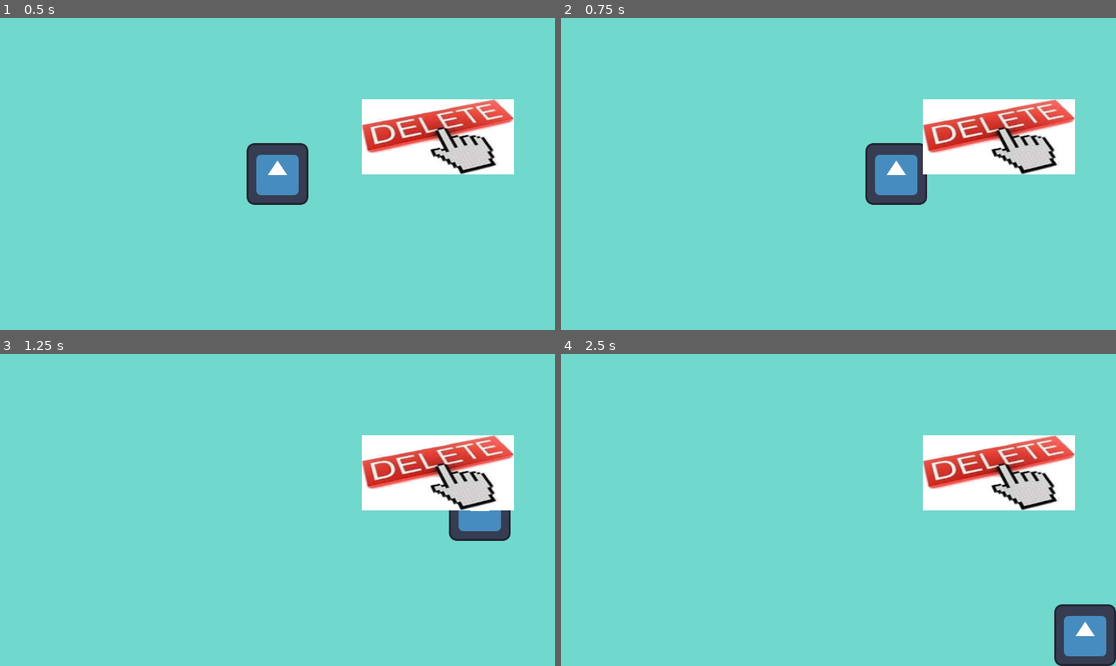
Above: before the commit, frames 1-4 (two rows, left to right).
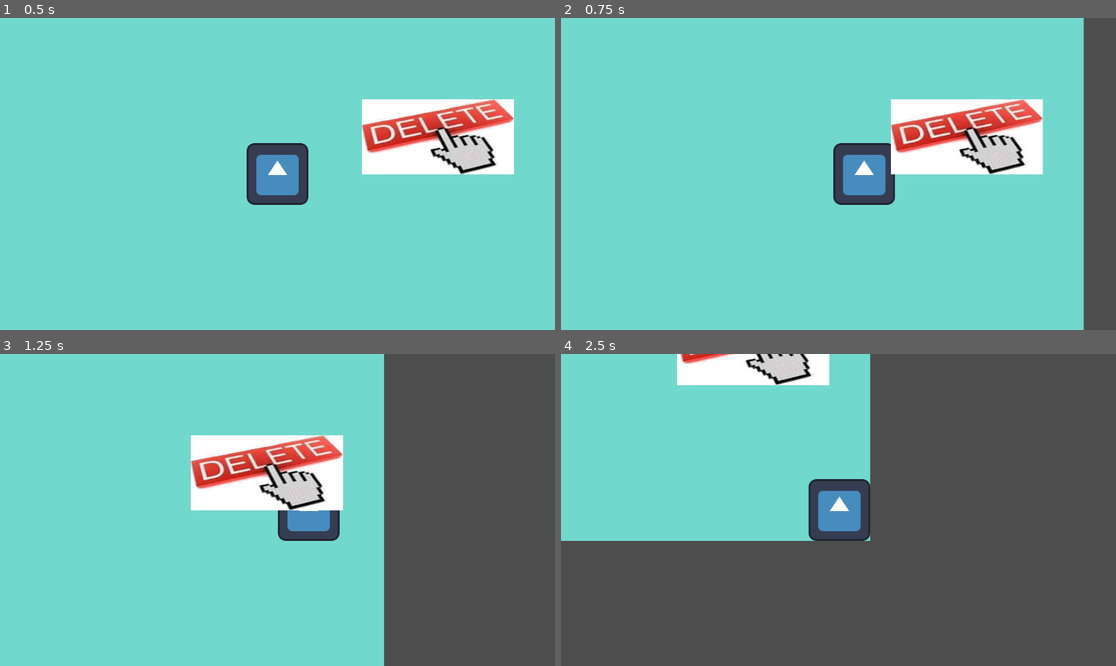
Above: after the commit, the same moments.

Repository: MyCodeNotWorking/Fall-up
Game: Godot game, scene res://main.tscn
Same seed, same stepped clock (60 frames per second), same inputs: the game is played once before the commit and once after it. The engine's default icon, where the game draws it, is replaced by a stand-in: a white triangle on a blue panel in a dark square.
Inputs:
- Up to frame 1 (0.5 s): no input
- Up to frame 2 (0.75 s): tap Enter at 0.5 s; hold Right (ui_right) from 0.53 s (still down)
- Up to frame 3 (1.25 s): keep holding Right (ui_right)
- Up to frame 4 (2.5 s): release Right (ui_right) at 1.28 s; hold Down (ui_down) 1.28-2.03 s; hold Right (ui_right) from 2.03 s (still down)

Frame 1 is identical in both runs. In frame 2, 14% of the frame differs, in the area x 49-100%, y 0-100%; in frame 3, 39%; in frame 4, 71%, in the area x 0-100%, y 0-100%.

Commit message:
Game
Camera2D wurde zum spieler hinzugefügt

Diff:
--- a/main.tscn
+++ b/main.tscn
@@ -27,6 +27,10 @@
 [node name="CollisionShape2D" type="CollisionShape2D" parent="CharacterBody2D"]
 shape = SubResource("RectangleShape2D_twiin")
 
+[node name="Camera2D" type="Camera2D" parent="CharacterBody2D"]
+position_smoothing_enabled = true
+position_smoothing_speed = 8.0
+
 [node name="Lösch es wenn du es siehst" type="Sprite2D" parent="."]
 position = Vector2(909, 247)
 scale = Vector2(1.40222, 0.691111)
